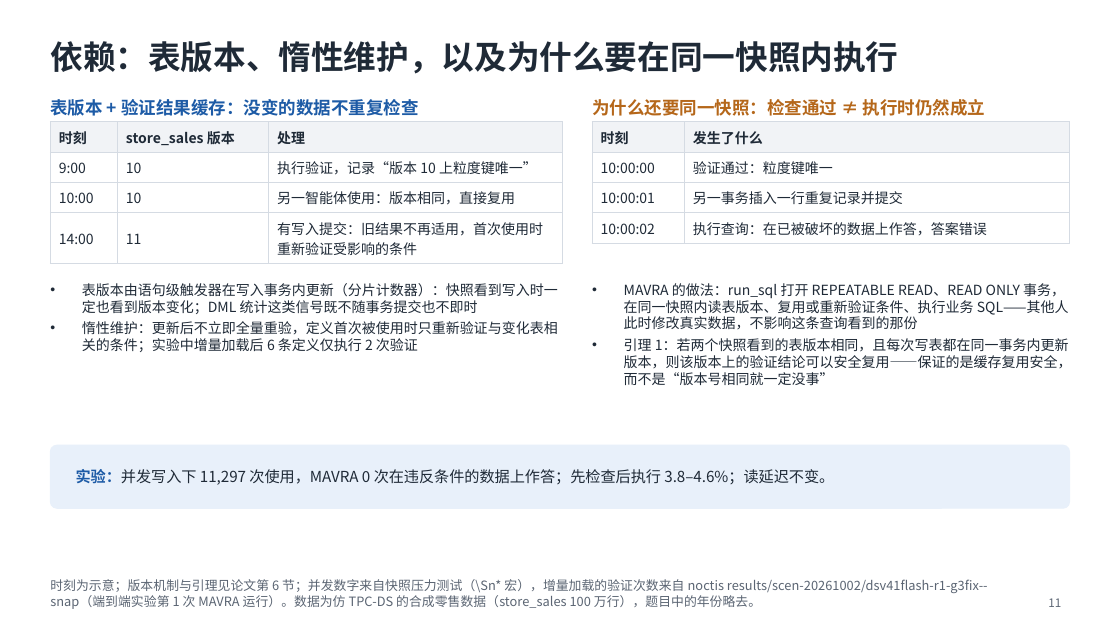
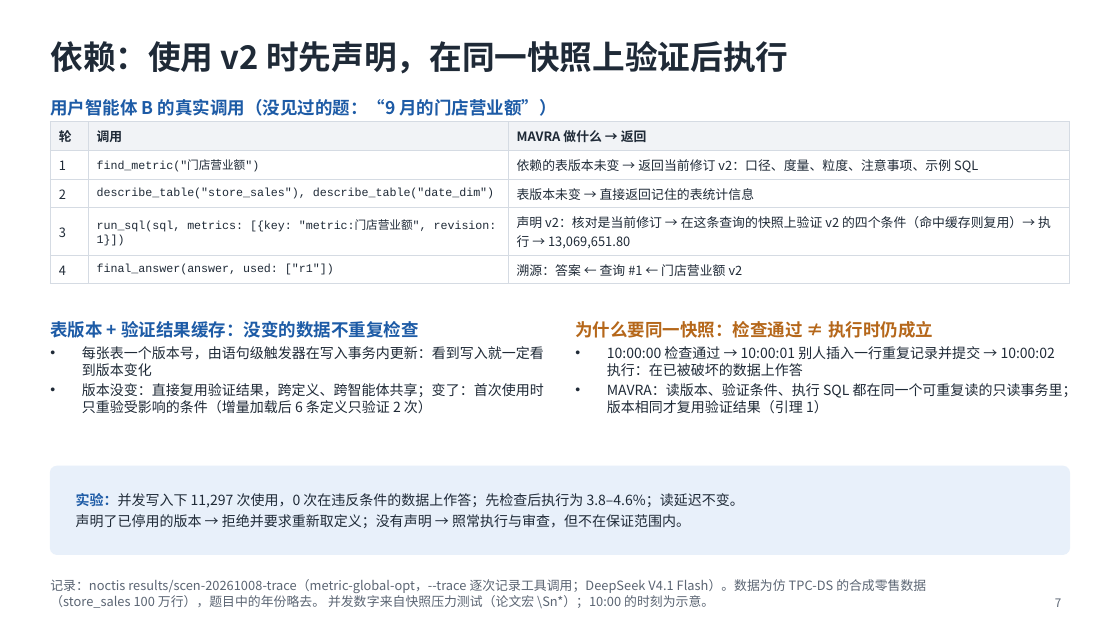
Before and after one commit to mmmttt000045/agent4db-adapter, a slide deck: slide 7 of docs/mavra-system.pptx (slide 11 before the commit). Drawn at 1120x630 pixels with LibreOffice and Linux fonts; fonts in the diff are those of the drawing. Boxes give left, top, right and bottom in pixels: in the first picture for what was removed or moved away, otherwise in the second. Text is boxed around its words. In the diff, an @@ line names an element or a change of style, - is before the commit and + after.

```diff
--- a/docs/mavra-system.pptx
+++ b/docs/mavra-system.pptx
@@ title at box(50, 41, 788, 74): text changed @@
-依赖：表版本、惰性维护，以及为什么要在同一快照内执行
+依赖：使用 v2 时先声明，在同一快照上验证后执行
@@ text added at box(50, 99, 556, 116), 15 pt, text #1D5BA6, bold @@
+用户智能体 B 的真实调用（没见过的题：“9 月的门店营业额”）
@@ table removed at box(50, 122, 563, 259), 4 rows, 3 columns @@
-时刻 | store_sales 版本 | 处理
-9:00 | 10 | 执行验证，记录“版本 10 上粒度键唯一”
-10:00 | 10 | 另一智能体使用：版本相同，直接复用
-14:00 | 11 | 有写入提交：旧结果不再适用，首次使用时重新验证受影响的条件
@@ table added at box(50, 122, 1070, 280), 5 rows, 3 columns @@
+轮 | 调用 | MAVRA 做什么 → 返回
+1 | find_metric("门店营业额") | 依赖的表版本未变 → 返回当前修订 v2：口径、度量、粒度、注意事项、示例 SQL
+2 | describe_table("store_sales"), describe_table("date_dim") | 表版本未变 → 直接返回记住的表统计信息
+3 | run_sql(sql, metrics: [{key: "metric:门店营业额", revision: 1}]) | 声明 v2：核对是当前修订 → 在这条查询的快照上验证 v2 的四个条件（命中缓存则复用）→ 执行 → 13,069,651.80
+4 | final_answer(answer, used: ["r1"]) | 溯源：答案 ← 查询 #1 ← 门店营业额 v2
@@ table removed at box(592, 122, 1070, 239), 4 rows, 2 columns @@
-时刻 | 发生了什么
-10:00:00 | 验证通过：粒度键唯一
-10:00:01 | 另一事务插入一行重复记录并提交
-10:00:02 | 执行查询：在已被破坏的数据上作答，答案错误
@@ text removed at box(624, 283, 1072, 385) @@
-• MAVRA 的做法：run_sql 打开 REPEATABLE READ、READ ONLY 事务，在同一快照内读表版本、复用或重新验证条件、执行业务 SQL——其他人此时修改真实数据，不影响这条查询看到的那份
-• 引理 1：若两个快照看到的表版本相同，且每次写表都在同一事务内更新版本，则该版本上的验证结论可以安全复用——保证的是缓存复用安全，而不是“版本号相同就一定没事”
@@ text "表版本 + 验证结果缓存：没变的数据不重复检查": place and size @@
-text "表版本 + 验证结果缓存：没变的数据不重复检查" at box(50, 99, 418, 116)
+text "表版本 + 验证结果缓存：没变的数据不重复检查" at box(50, 321, 418, 338)
@@ text at box(575, 321, 933, 338): text changed @@
-为什么还要同一快照：检查通过 ≠ 执行时仍然成立
+为什么要同一快照：检查通过 ≠ 执行时仍成立
@@ text at box(82, 346, 544, 413): text changed @@
-• 表版本由语句级触发器在写入事务内更新（分片计数器）：快照看到写入时一定也看到版本变化；DML 统计这类信号既不随事务提交也不即时
-• 惰性维护：更新后不立即全量重验，定义首次被使用时只重新验证与变化表相关的条件；实验中增量加载后 6 条定义仅执行 2 次验证
+• 每张表一个版本号，由语句级触发器在写入事务内更新：看到写入就一定看到版本变化
+• 版本没变：直接复用验证结果，跨定义、跨智能体共享；变了：首次使用时只重验受影响的条件（增量加载后 6 条定义只验证 2 次）
@@ text added at box(607, 346, 1077, 413), 12 pt, text #1F2A37 @@
+• 10:00:00 检查通过 → 10:00:01 别人插入一行重复记录并提交 → 10:00:02 执行：在已被破坏的数据上作答
+• MAVRA：读版本、验证条件、执行 SQL 都在同一个可重复读的只读事务里；版本相同才复用验证结果（引理 1）
@@ rounded rectangle: place and size @@
-rounded rectangle at box(50, 445, 1070, 508)
+rounded rectangle at box(50, 466, 1070, 555)
@@ rounded rectangle at box(50, 466, 1070, 555): proportions changed @@
@@ text at box(76, 493, 744, 528): text changed; size 13 to 12 pt @@
-实验：并发写入下 11,297 次使用，MAVRA 0 次在违反条件的数据上作答；先检查后执行 3.8–4.6%；读延迟不变。
+实验：并发写入下 11,297 次使用，0 次在违反条件的数据上作答；先检查后执行为 3.8–4.6%；读延迟不变。
+声明了已停用的版本 → 拒绝并要求重新取定义；没有声明 → 照常执行与审查，但不在保证范围内。
@@ text at box(50, 579, 926, 608): text changed @@
-时刻为示意；版本机制与引理见论文第 6 节；并发数字来自快照压力测试（\Sn* 宏），增量加载的验证次数来自 noctis results/scen-20261002/dsv41flash-r1-g3fix--snap（端到端实验第 1 次 MAVRA 运行）。数据为仿 TPC-DS 的合成零售数据（store_sales 100 万行），题目中的年份略去。
+记录：noctis results/scen-20261008-trace（metric-global-opt，--trace 逐次记录工具调用；DeepSeek V4.1 Flash）。数据为仿 TPC-DS 的合成零售数据（store_sales 100 万行），题目中的年份略去。 并发数字来自快照压力测试（论文宏 \Sn*）；10:00 的时刻为示意。
@@ page number at box(1055, 598, 1061, 607): text changed @@
-11
+7
```
Also in this commit, not shown: 3 other slides changed, 2 slides added, 11 slides removed, 2 other files.
